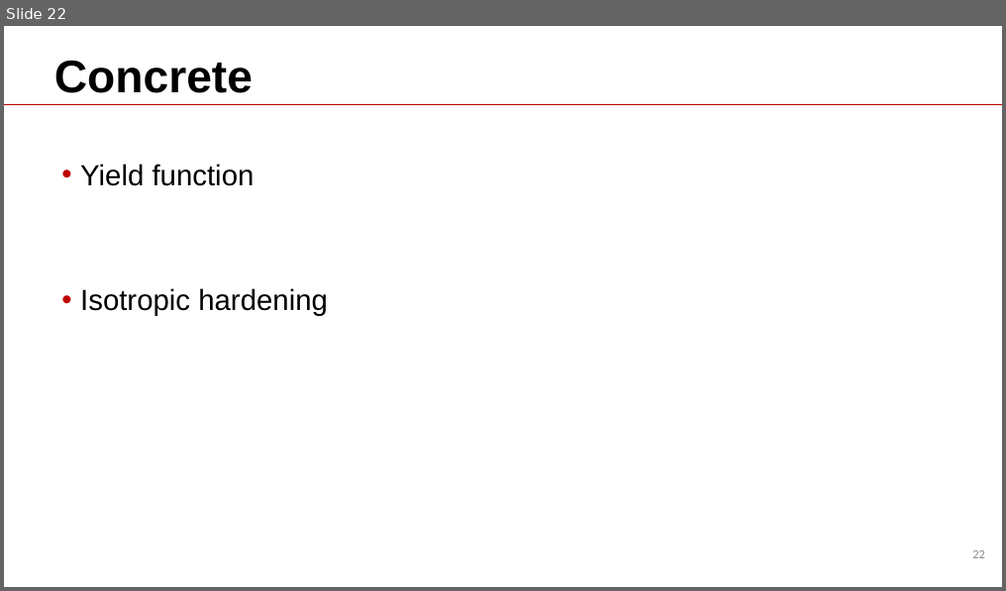
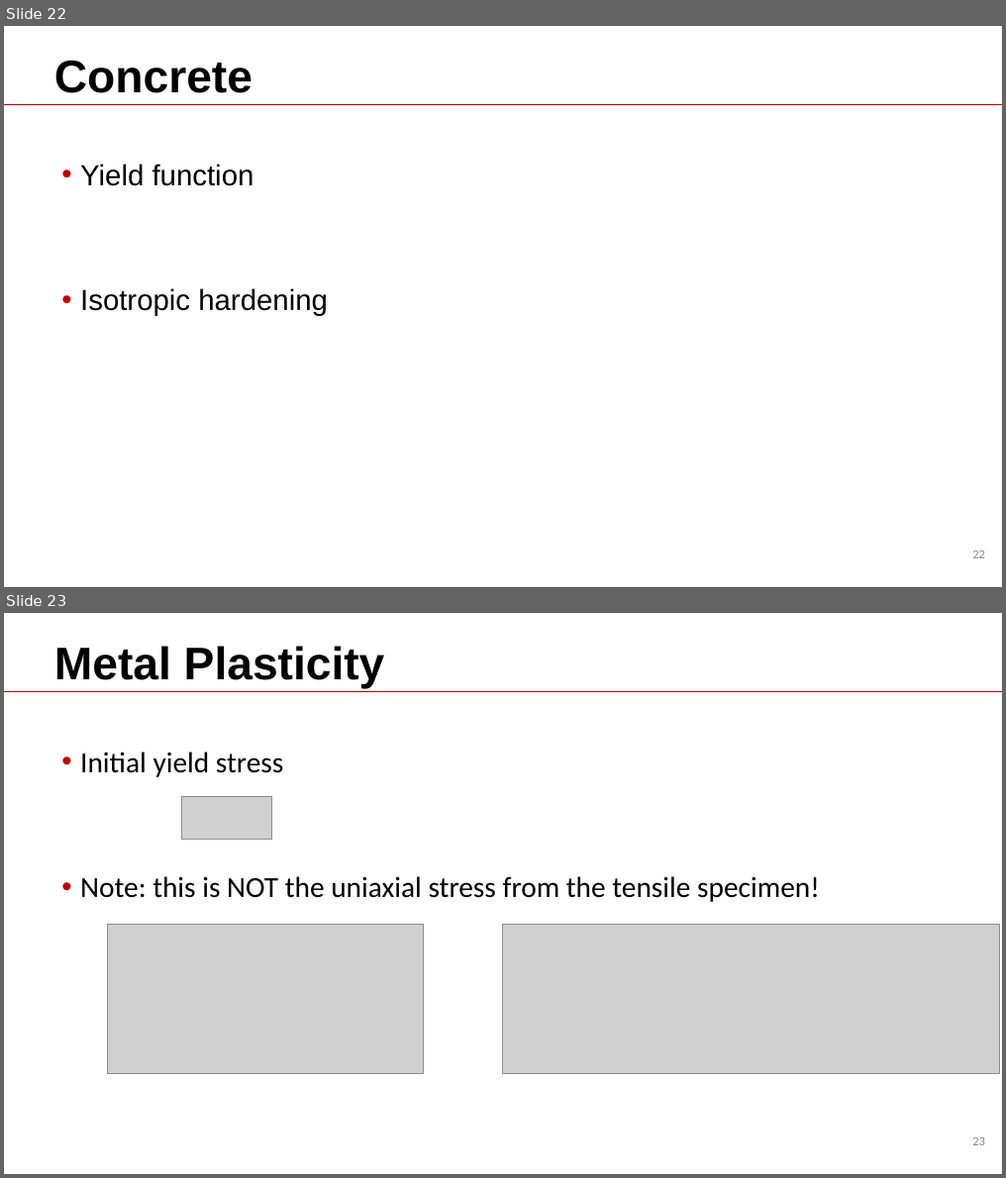
Before and after one commit to Batmanabcdefg/AbaqusTraining, a slide deck: Training.pptx. Shown one above the other, each under a label of ours: slide 22 before the commit, slides 22 and 23 after it. The pictures are 1006x591 and 1006x1178 pixels, drawn with LibreOffice and Linux fonts; fonts in the diff are those of the drawing; grey boxes stand for pictures; background and template pictures are left out. Boxes give left, top, right and bottom in pixels: in the first picture for what was removed or moved away, otherwise in the second. Text is boxed around its words. In the diff, an @@ line names an element or a change of style, - is before the commit and + after.

```diff
--- a/Training.pptx
+++ b/Training.pptx
@@ slide 23 added at box(4, 613, 1002, 1174), background #FFFFFF; not listed: 2 template elements that a slide beside it also shows @@
@@ title added at box(54, 646, 385, 689), 44 pt, text #000000, bold @@
+Metal Plasticity
@@ text added at box(80, 752, 820, 902), 28 pt, text #000000 @@
+• Initial yield stress
+• Note: this is NOT the uniaxial stress from the tensile specimen!
@@ picture added at box(181, 796, 272, 840) @@
@@ picture added at box(107, 925, 423, 1073) @@
@@ picture added at box(503, 925, 1000, 1073) @@
```
Also in this commit, not shown: 1 slide changed, 1 other slide added, 5 other files.
